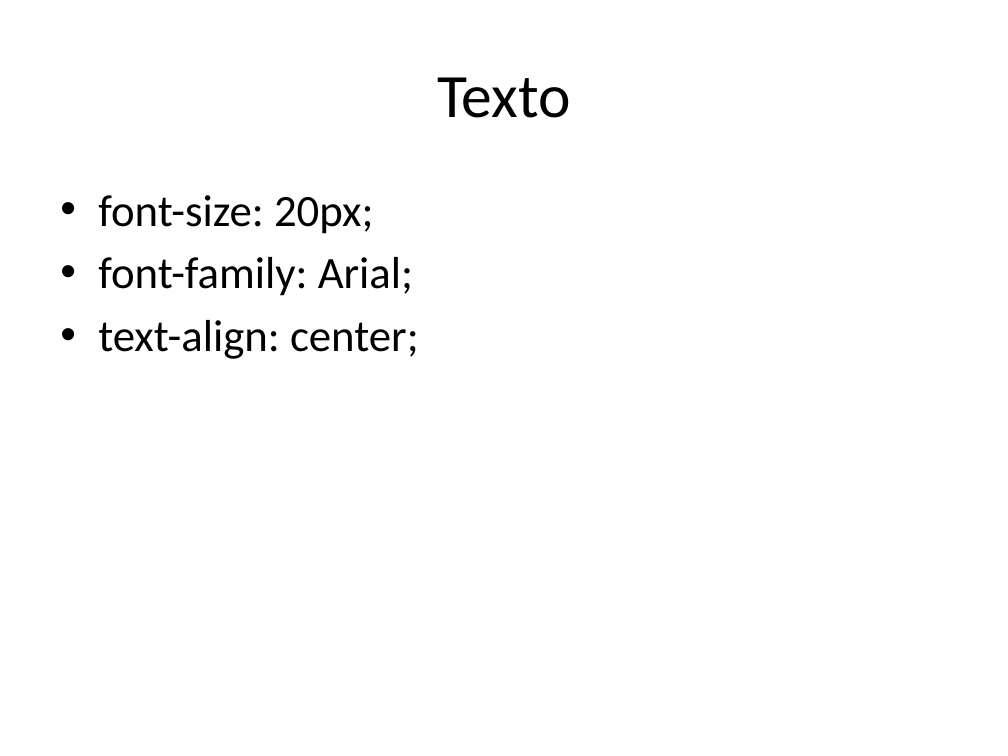
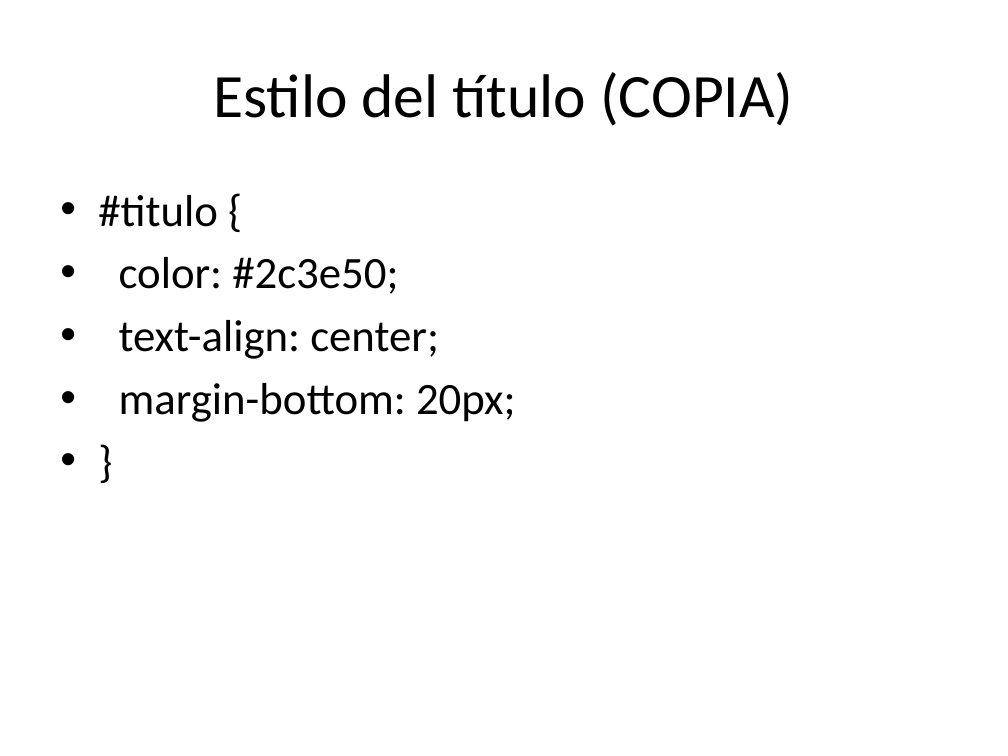
Before and after one commit to santillanlc/ImplementaPaginasWeb, a slide deck: slide 6 of Practica_CSS_Basico28-01-26.pptx (slide 12 before the commit). Drawn at 1008x756 pixels with LibreOffice and Linux fonts; fonts in the diff are those of the drawing. Boxes give left, top, right and bottom in pixels: in the first picture for what was removed or moved away, otherwise in the second. Text is boxed around its words. In the diff, an @@ line names an element or a change of style, - is before the commit and + after.

```diff
--- a/Practica_CSS_Basico28-01-26.pptx
+++ b/Practica_CSS_Basico28-01-26.pptx
@@ title at (213,72,793,126): text changed @@
-Texto
+Estilo del título (COPIA)
@@ text at (98,195,398,294): text changed @@
-• font-size: 20px;
-• font-family: Arial;
+• #titulo {
+• color: #2c3e50;
@@ text at (119,383,515,422): paragraphs added @@
+• margin-bottom: 20px;
+• }
```
Also in this commit, not shown: 9 other slides changed, 4 slides added, 11 slides removed.
